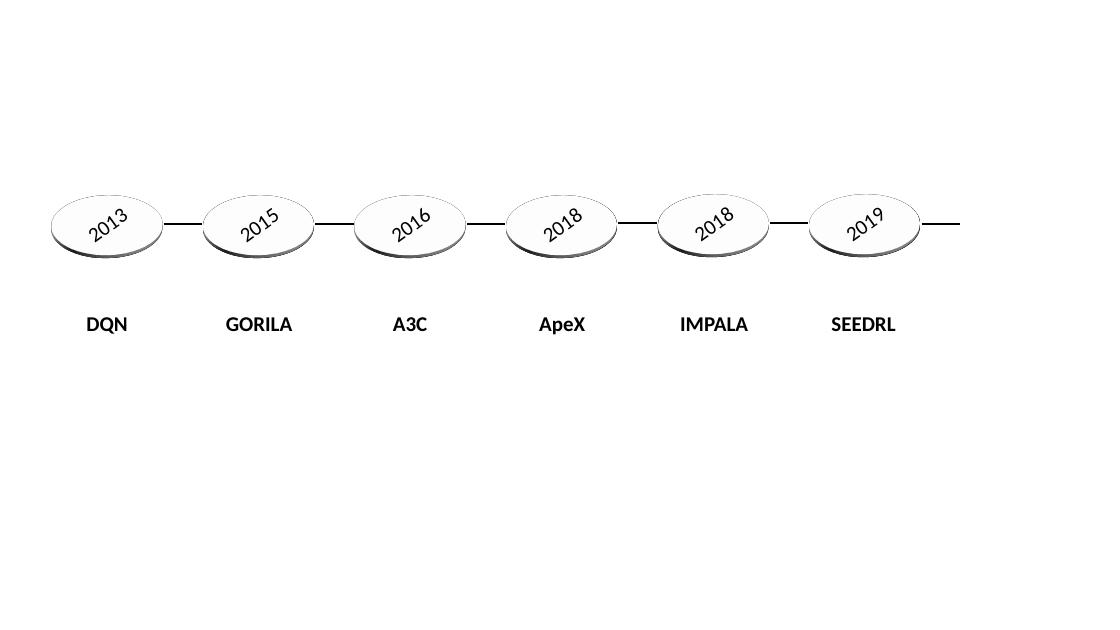
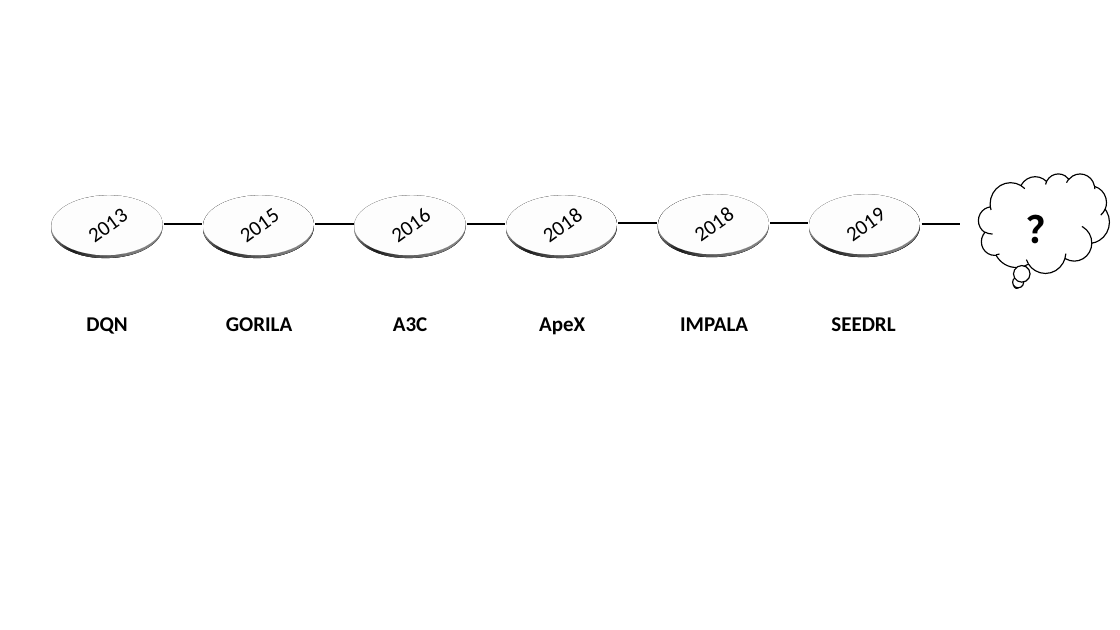
Before and after one commit to microsoft/AI-System, a slide deck: slide 1 of Textbook/第10章-强化学习系统/img/figure.pptx. Drawn at 1120x630 pixels with LibreOffice and Linux fonts; fonts in the diff are those of the drawing. Boxes give left, top, right and bottom in pixels: in the first picture for what was removed or moved away, otherwise in the second. Text is boxed around its words. In the diff, an @@ line names an element or a change of style, - is before the commit and + after.

```diff
--- a/Textbook/第10章-强化学习系统/img/figure.pptx
+++ b/Textbook/第10章-强化学习系统/img/figure.pptx
@@ thought cloud added at (979,174,1110,273), fill #FFFFFF, outline #000000 1 pt @@
@@ text added at (1018,202,1073,256), 32 pt, text #000000, bold @@
+？
```
Also in this commit, not shown: 5 other files.
